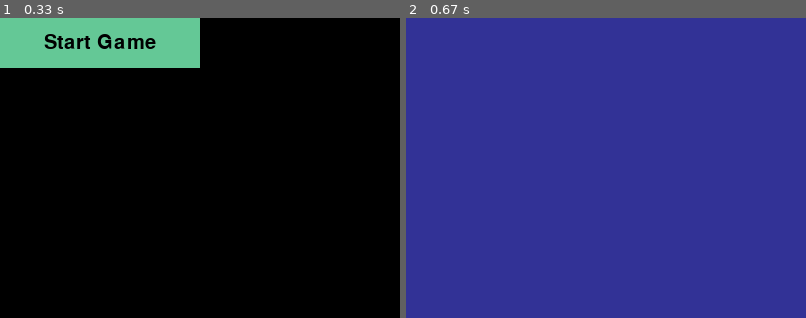
Above: before the commit, frames 1-2 (left to right).
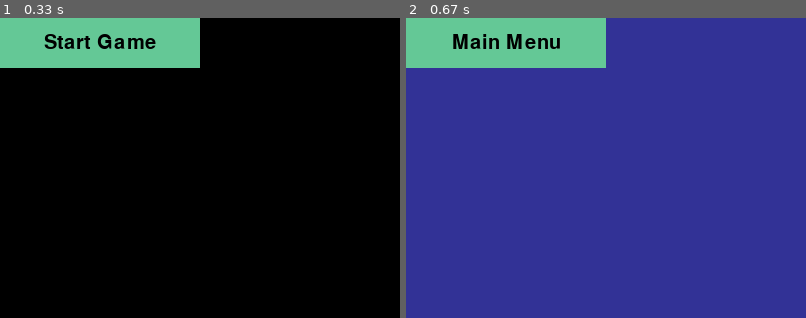
Above: after the commit, the same moments.

Repository: VincentPauley/pygame-hot-rope
Game: pygame game, started from src/main.py
Same seed, same stepped clock (60 frames per second), same inputs: the game is played once before the commit and once after it.
Inputs:
- Up to frame 1 (0.33 s): no input
- Up to frame 2 (0.67 s): click "Start Game" at 0.38 s
The pictures show only the part of the screen within x 0-50%, y 0-50%; the shares and areas given below are measured in that part.

Frame 1 is identical in both runs. In frame 2, 8.3% of the frame differs, in the area x 0-50%, y 0-17%.

Commit message:
feat: back and forth nav in menu

Diff:
--- a/src/main.py
+++ b/src/main.py
@@ -25,7 +25,7 @@
         self.scene_keys.append(key)
 
     def change_scene(self, scene_key):
-        self.scenes['game'].activate() # TODO: use param
+        self.scenes[scene_key].activate()
 
 # last key piece is to be able to pass in the content of a scene and have it all
 # rendered by the same loop - start with the button
@@ -37,7 +37,7 @@
 
 # note: lambda creates a zero arg function to be called by the Button with param: "Game"
 main_menu = Scene({"screen": screen, "entities": [Button("Start Game", lambda: scene_manager.change_scene('game'))]})
-game = Scene({"screen": screen, "entities": [], "bg_color": (50, 50, 150)})
+game = Scene({"screen": screen, "entities": [Button("Main Menu", lambda: scene_manager.change_scene('main_menu'))], "bg_color": (50, 50, 150)})
 
 
 scene_manager.register_scene("main_menu", main_menu)
